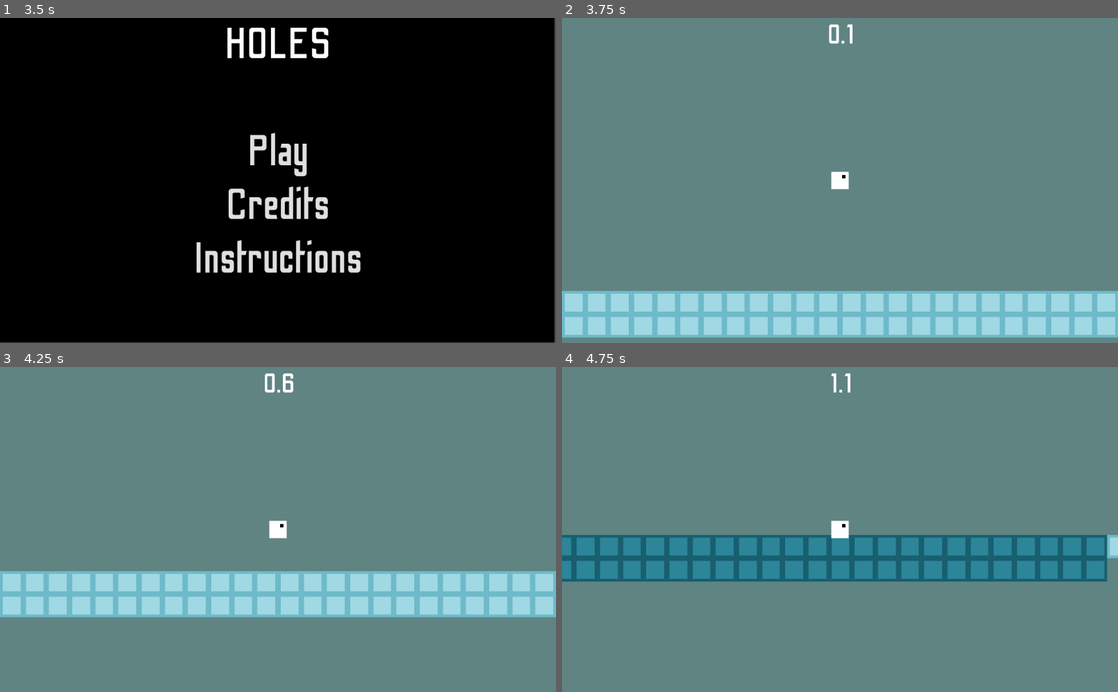
Above: before the commit, frames 1-4 (two rows, left to right).
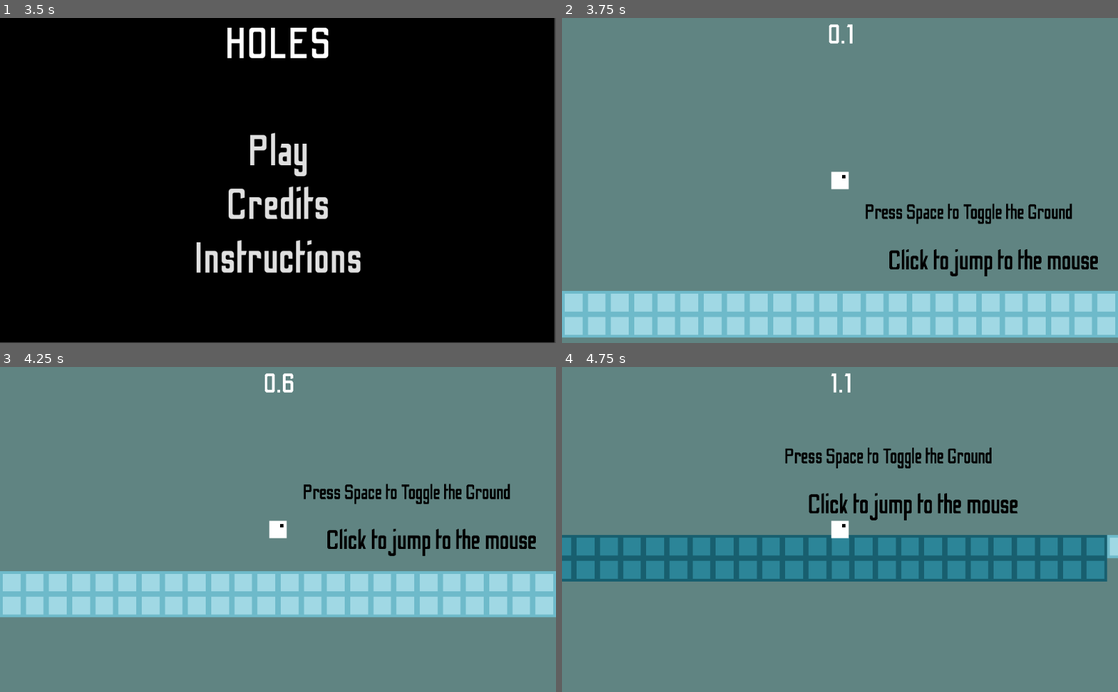
Above: after the commit, the same moments.

Repository: jonot-cyber/brackeys-game-jam-game-that-i-am-doing
Game: Godot game, scene res://Scenes/UI.tscn
The game is run twice, just before and just after one commit, with the same random seed, the same clock (stepped at 60 frames per second) and the same inputs.
Inputs (mouse positions are in pixels of both pictures, inside the frame that each line leads up to):
- Up to frame 1 (3.5 s): click "Credits" at 0.5 s; click "Back" at 1.25 s; click "Instructions" at 2 s; click "Back" at 2.75 s
- Up to frame 2 (3.75 s): click "Play" at 3.5 s
- Up to frame 3 (4.25 s): no input
- Up to frame 4 (4.75 s): tap Enter at 4.25 s; move the mouse to (962, 513) at 4.27 s; click (962, 513) at 4.42 s; tap Space at 4.52 s

Frame 1 is identical in both runs. In frame 2, 1.9% of the frame differs, in the area x 54-97%, y 57-80%; in frame 3, 1.9%; in frame 4, 1.9%, in the area x 40-82%, y 24-48%.

Commit message:
hints

Diff:
--- a/Scenes/Game.tscn
+++ b/Scenes/Game.tscn
@@ -6,6 +6,8 @@
 [ext_resource path="res://Scenes/Objects/Player.tscn" type="PackedScene" id=4]
 [ext_resource path="res://Scenes/Objects/Checkpoint.tscn" type="PackedScene" id=5]
 [ext_resource path="res://Scripts/EndPoint.gd" type="Script" id=6]
+[ext_resource path="res://Assets/Images/SpaceHint.png" type="Texture" id=7]
+[ext_resource path="res://Assets/Images/MouseHint.png" type="Texture" id=8]
 
 [sub_resource type="ConvexPolygonShape2D" id=1]
 points = PoolVector2Array( 16, 16, 0, 16, 0, 0, 16, 0 )
@@ -125,8 +127,18 @@
 [node name="Checkpoint5" parent="Checkpoints" instance=ExtResource( 5 )]
 position = Vector2( 41305, 732.689 )
 color = Color( 0.560784, 0.301961, 0.301961, 1 )
+
+[node name="MouseHint" type="Sprite" parent="."]
+position = Vector2( 864.46, 473.278 )
+z_index = -1
+texture = ExtResource( 8 )
+
+[node name="SpaceHint" type="Sprite" parent="."]
+position = Vector2( 719.289, 208.318 )
+scale = Vector2( 0.760001, 0.760001 )
+z_index = -1
+texture = ExtResource( 7 )
 [connection signal="reset" from="Player" to="TileMap" method="update_tiles"]
 [connection signal="switch" from="Player" to="TileMap" method="update_tiles"]
 [connection signal="switch" from="Player" to="." method="_on_Player_switch"]
 [connection signal="body_entered" from="EndPoint" to="EndPoint" method="_on_EndPoint_body_entered"]
-[connection signal="body_entered" from="EndPoint" to="Player" method="_on_EndPoint_body_entered"]
--- a/Scenes/Objects/Player.tscn
+++ b/Scenes/Objects/Player.tscn
@@ -1,9 +1,9 @@
-[gd_scene load_steps=19 format=2]
+[gd_scene load_steps=18 format=2]
 
 [ext_resource path="res://Scripts/PlayerController.gd" type="Script" id=1]
-[ext_resource path="res://Assets/icon.png" type="Texture" id=2]
+[ext_resource path="res://Assets/Images/icon.png" type="Texture" id=2]
 [ext_resource path="res://Scenes/Objects/ScreenShake.tscn" type="PackedScene" id=3]
-[ext_resource path="res://Assets/Background.png" type="Texture" id=4]
+[ext_resource path="res://Assets/Images/Background.png" type="Texture" id=4]
 [ext_resource path="res://Assets/OdibeeSans-Regular.ttf" type="DynamicFontData" id=5]
 [ext_resource path="res://Scripts/CheckpointText.gd" type="Script" id=6]
 [ext_resource path="res://Assets/Music/Jump.wav" type="AudioStream" id=7]
@@ -30,10 +30,6 @@
 font_data = ExtResource( 5 )
 
 [sub_resource type="DynamicFont" id=5]
-size = 150
-font_data = ExtResource( 5 )
-
-[sub_resource type="DynamicFont" id=6]
 size = 150
 font_data = ExtResource( 5 )
 
@@ -141,18 +137,6 @@
 [node name="Second" type="Timer" parent="Time"]
 wait_time = 0.1
 autostart = true
-
-[node name="Win" type="Label" parent="."]
-visible = false
-margin_left = -253.917
-margin_top = -344.018
-margin_right = 276.083
-margin_bottom = -177.018
-custom_fonts/font = SubResource( 6 )
-text = "YOU WON!"
-__meta__ = {
-"_edit_use_anchors_": false
-}
 [connection signal="timeout" from="Respawn" to="." method="_on_Respawn_timeout"]
 [connection signal="timeout" from="Label/TextFade" to="Label" method="_on_TextFade_timeout"]
 [connection signal="timeout" from="Time/Second" to="Time" method="_on_Second_timeout"]
--- a/project.godot
+++ b/project.godot
@@ -17,7 +17,7 @@
 
 config/name="Holes"
 run/main_scene="res://Scenes/UI.tscn"
-config/icon="res://Assets/icon.png"
+config/icon="res://Assets/Images/icon.png"
 
 [debug]
 
Renamed: Assets/Background.png -> Assets/Images/Background.png
Not shown, changed: Assets/Images/Background.png.import
Renamed: Assets/Goal.png -> Assets/Images/Goal.png
Not shown, changed: Assets/Images/Goal.png.import
Binary file added: Assets/Images/MouseHint.png
Not shown, added: Assets/Images/MouseHint.png.import
Binary file added: Assets/Images/SpaceHint.png
Not shown, changed: Assets/Images/SpaceHint.png.import
Renamed: Assets/icon.png -> Assets/Images/icon.png
Not shown, added: Assets/Images/icon.png.import
Not shown: 1 places in Scenes/Game.tscn that only renumber resources
